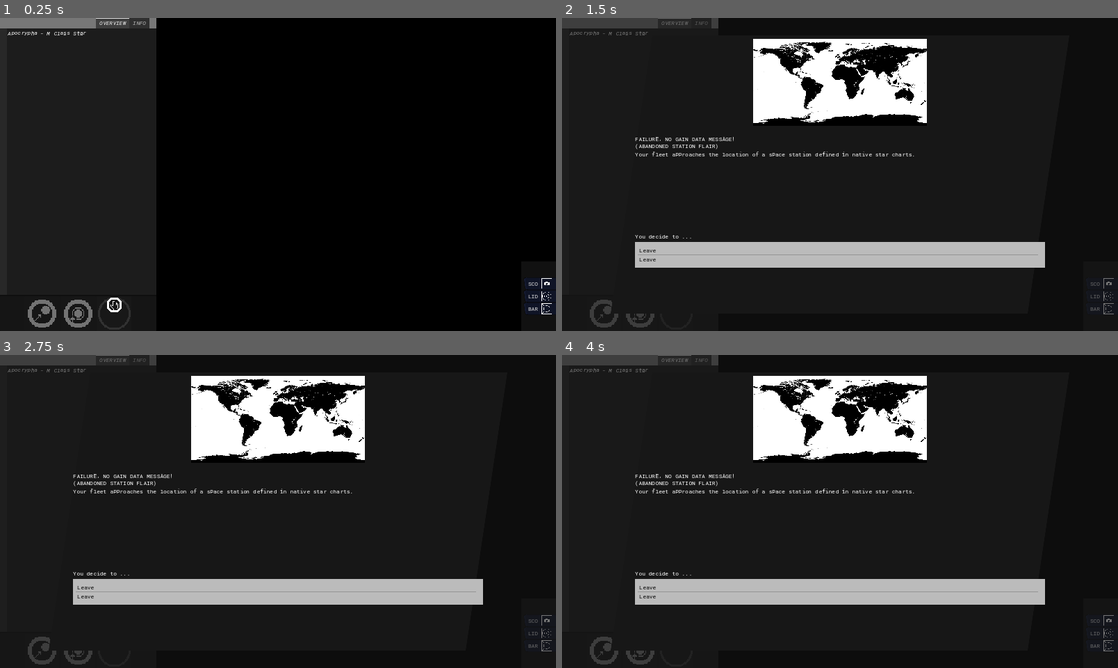
Above: before the commit, frames 1-4 (two rows, left to right).
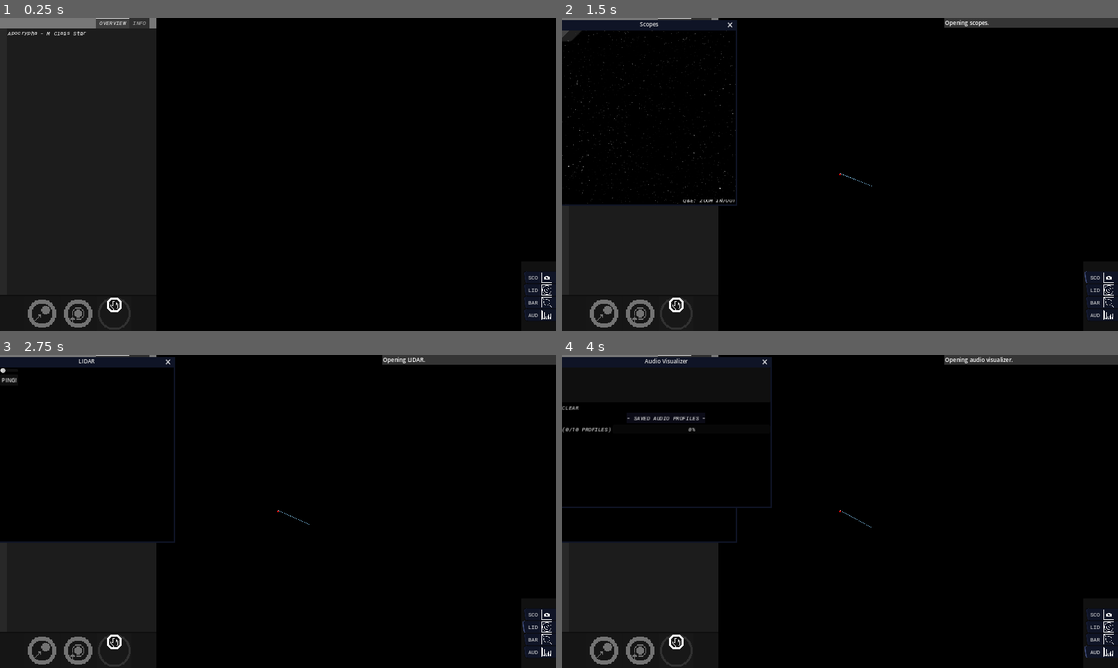
Above: after the commit, the same moments.

Repository: KermitGodFrog/Stellar-Cartography
Game: Godot game, scene res://Scenes/Game Master/gameMaster.tscn
Same seed, same stepped clock (60 frames per second), same inputs: the game is played once before the commit and once after it. Sound files missing from this copy of the repository are replaced by a short silence.
Inputs (mouse positions are in pixels of both pictures, inside the frame that each line leads up to):
- Up to frame 1 (0.25 s): no input
- Up to frame 2 (1.5 s): click (678, 312) at 0.5 s; click (1101, 277) at 1.25 s, where only the run after the commit has a clickable "SCO"
- Up to frame 3 (2.75 s): click (539, 627) at 2 s, where only the run after the commit has a clickable "LID"
- Up to frame 4 (4 s): click (1101, 639) at 2.75 s, where only the run after the commit has a clickable "BAR"; click (1101, 652) at 3.5 s, where only the run after the commit has a clickable "AUD"

The runs differ from the first frame. In frame 1, 0.2% of the frame differs, in the area x 94-100%, y 80-97%; in frame 2, 23%; in frame 3, 23%, in the area x 0-100%, y 0-99%; in frame 4, 21%.

Commit message:
Working planetary anomalies.

Diff:
--- a/Data/Dialogue/dialogueManager.gd
+++ b/Data/Dialogue/dialogueManager.gd
@@ -1,6 +1,7 @@
 extends Node
 
 signal onCloseDialog(with_return_state)
+signal addPlayerValue(amount: int)
 
 var dialogue_memory: Dictionary #memory that is added by any query, and is always accessible indefinitely unless a timeout is specified
 var tree_access_memory: Dictionary #memory that is explicitely added by a query via add_tree_access() - is added to any query until the dialog is closed
@@ -171,7 +172,7 @@
 					matched_rules.append(rule)
 
 			for rule in matched_rules: #DEBUG!!!!!!!!!!!!!!!!!!!!!!!
-				print_rich(str("[color=GREEN]", rule.get_name(), " : ", "[color=PINK]", "ALL"))
+				print_rich(str("[color=GREEN]", rule.get_name(), " : ", "[color=PINK]", rule.criteria.size(), " (ALL)"))
 
 			for matched_rule in matched_rules:
 				trigger_rule(calling, matched_rule)
@@ -181,52 +182,12 @@
 func get_rule_matches(rule, incoming_query):
 	var matches: int = 0
 	for fact in incoming_query.facts:
+		#print(str(rule.criteria.get(fact), " ", incoming_query.facts.get(fact)))
 		if rule.criteria.has(fact):
-			if typeof(rule.criteria.get(fact)) == TYPE_STRING:
-				match rule.criteria.get(fact).left(1):
-					"<":
-						var string_number = rule.criteria.get(fact).trim_prefix("<")
-						var number = convert_string_number(string_number)
-
-						if rule.criteria.get(fact) < number: #will this work>>???
-							print(str(rule.criteria.get(fact), " ", number))
-							matches += 1
-						else: continue
-					">":
-						var string_number = rule.criteria.get(fact).trim_prefix(">")
-						var number = convert_string_number(string_number)
-
-						if rule.criteria.get(fact) > number:
-							print(str(rule.criteria.get(fact), " ", number))
-							matches += 1
-						else: continue
-					"<=":
-						var string_number = rule.criteria.get(fact).trim_prefix("<=")
-						var number = convert_string_number(string_number)
-
-						if rule.criteria.get(fact) <= number:
-							print(str(rule.criteria.get(fact), " ", number))
-							matches += 1
-						else: continue
-					">=":
-						var string_number = rule.criteria.get(fact).trim_prefix(">=")
-						var number = convert_string_number(string_number)
-
-						if rule.criteria.get(fact) >= number:
-							print(str(rule.criteria.get(fact), " ", number))
-							matches += 1
-						else: continue
-					_:
-						if rule.criteria.get(fact) == incoming_query.facts.get(fact):
-							print(str(rule.criteria.get(fact), " ", incoming_query.facts.get(fact)))
-							matches += 1
-						else: continue
-			else:
-				if rule.criteria.get(fact) == incoming_query.facts.get(fact):
-					print(str(rule.criteria.get(fact), " ", incoming_query.facts.get(fact)))
-					matches += 1
-				else: continue
-		else: continue
+			if rule.criteria.get(fact) == incoming_query.facts.get(fact):
+				matches += 1
+			else: continue
+		else: continue #still doesnt work? what?
 	return matches
 
 func convert_string_number(string_number: String):
@@ -303,3 +264,8 @@
 func clearAll():
 	dialogue.clear_all()
 	pass
+
+func addValueWithFlair(amount: int):
+	emit_signal("addPlayerValue", amount)
+	dialogue.add_text(str("[color=green] (Gained ", amount, "c in data value) [/color]"))
+	pass
--- a/Data/Dialogue/dialogue_control.tres.gd
+++ b/Data/Dialogue/dialogue_control.tres.gd
@@ -20,7 +20,7 @@
 	pass
 
 func add_text(new_text: String):
-	text.append_text(str("\n", new_text))
+	text.append_text(str("\n \n", new_text))
 	pass
 
 func add_options(new_options: Dictionary):
--- a/Data/Dialogue/query.gd
+++ b/Data/Dialogue/query.gd
@@ -38,6 +38,9 @@
 func populateWithWorldData():
 	add("randi", randi())
 	add("randf", randf())
+	add("RAND_50%", randf() > 0.5)
+	add("RAND_10%", randf() > 0.9)
+	add("RAND_90%", randf() > 0.1)
 	pass
 
 func populateWithDialogueMemoryData(dialogue_memory: Dictionary):
--- a/Data/starSystemAPI.gd
+++ b/Data/starSystemAPI.gd
@@ -266,8 +266,15 @@
 				var avg_value = planet_type_data.get(planet_type).get("avg_value")
 				var value = round(global_data.get_randf(avg_value * 0.5, avg_value * 1.5))
 
+				#SETTING WHETHER THE BODY HAS A PLANETARY ANOMALY
+				var has_planetary_anomaly: bool = false
+				var is_planetary_anomaly_available: bool = false
+				if randf() >= 0.99: #will likely have to be higher
+					has_planetary_anomaly = true
+					is_planetary_anomaly_available = true
+
 				#SPAWNING PLANET + PLANET MOONS
-				var new_body = addBody(identifier_count, str(get_random_ …(263 unchanged characters)… ": (hook.metadata.get("iterations") / 2)})
+				var new_body = addBody(identifier_count, str(get_random_ …(263 unchanged characters)… ": (hook.metadata.get("iterations") / 2), "has_planetary_anomaly": has_planetary_anomaly, "is_planetary_anomaly_available": is_planetary_anomaly_available})
 				get_body_from_identifier(new_body).rotation = deg_to_rad(global_data.get_randf(0,360))
 
 				if generate_sub_bodies:
--- a/Scenes/Game/game.gd
+++ b/Scenes/Game/game.gd
@@ -40,6 +40,7 @@
 	system_map.connect("barycenterPopup", _on_barycenter_popup)
 	system_map.connect("audioVisualizerPopup", _on_audio_visualizer_popup)
 
+	dialogue_manager.connect("addPlayerValue", _on_add_player_value)
 	#var error = game_data.loadWorld()
 	#if error is worldAPI:
 		#print("SAVE FILE LOADED")
@@ -76,23 +77,20 @@
 	new.generateRandomWormholes()
 	_on_switch_star_system(new)
 
-	#_on_unlock_upgrade(playerAPI.UPGRADE_ID.ADVANCED_SCANNING)
-	#_on_unlock_upgrade(playerAPI.UPGRADE_ID.AUDIO_VISUALIZER)
+	_on_unlock_upgrade(playerAPI.UPGRADE_ID.ADVANCED_SCANNING)
+	_on_unlock_upgrade(playerAPI.UPGRADE_ID.AUDIO_VISUALIZER)
 
 	_on_update_player_action_type(playerAPI.ACTION_TYPES.ORBIT, new.get_first_star())
 
-
-
-	await get_tree().create_timer(1.0, true).timeout
-
-	var new_query = responseQuery.new()
-	new_query.add("concept", "openDialog")
-	new_query.add("id", "station")
-	new_query.add_tree_access("station_classification", str("ABANDONED"))
-	new_query.add_tree_access("is_station_abandoned", true)
-	new_query.add_tree_access("is_station_inhabited", false)
-	get_tree().call_group("dialogueManager", "speak", self, new_query)
-
+	#await get_tree().create_timer(1.0, true).timeout
+
+	#var new_query = responseQuery.new()
+	#new_query.add("concept", "openDialog")
+	#new_query.add("id", "station")
+	#new_query.add_tree_access("station_classification", str("ABANDONED"))
+	#new_query.add_tree_access("is_station_abandoned", true)
+	#new_query.add_tree_access("is_station_inhabited", false)
+	#get_tree().call_group("dialogueManager", "speak", self, new_query)
 	pass
 
 func _physics_process(delta):
@@ -162,6 +160,27 @@
 				dock_with_station(following_station)
 			_:
 				_on_update_player_action_type(playerAPI.ACTION_TYPES.ORBIT, following_station)
+
+	if following_body.is_planet():
+		var following_planet = following_body
+		if following_planet.metadata.get("has_planetary_anomaly", false) == true:
+			if following_planet.metadata.get("is_planetary_anomaly_available", false) == true:
+
+				var new_query = responseQuery.new()
+				new_query.add("concept", "randomPAOpenDialog")
+				new_query.add("planet_classification", following_planet.metadata.get("planet_classification"))
+				get_tree().call_group("dialogueManager", "speak", self, new_query)
+
+				var RETURN_STATE = await get_tree().get_first_node_in_group("dialogueManager").onCloseDialog
+				match RETURN_STATE:
+					"HARD_LEAVE":
+						following_planet.metadata["is_planetary_anomaly_available"] = false
+						_on_update_player_action_type(playerAPI.ACTION_TYPES.ORBIT, following_planet)
+					"SOFT_LEAVE":
+						following_planet.metadata["is_planetary_anomaly_available"] = true
+						_on_update_player_action_type(playerAPI.ACTION_TYPES.ORBIT, following_planet)
+					_:
+						_on_update_player_action_type(playerAPI.ACTION_TYPES.ORBIT, following_planet)
 	pass
 
 func enter_wormhole(following_wormhole, wormholes, destination):
@@ -370,6 +389,12 @@
 	world.player.addAudioProfile(helper)
 	pass
 
+func _on_add_player_value(amount: int) -> void:
+	world.player.current_value += amount
+	pass
+
+
+
 func _ON_DEBUG_REVEAL_ALL_WORMHOLES():
 	for body in world.player.current_star_system.bodies:
 		if body.is_wormhole():
--- a/Scenes/System Map/system_map.gd
+++ b/Scenes/System Map/system_map.gd
@@ -41,6 +41,8 @@
 @onready var picker_button = $camera/canvas/control/tabs/INFO/picker_panel/picker_margin/picker_scroll/picker_button
 @onready var console = $camera/canvas/control/console
 
+@onready var question_mark_icon = preload("res://Graphics/question_mark.png")
+
 var camera_target_position: Vector2 = Vector2.ZERO
 var follow_body : bodyAPI
 var locked_body : bodyAPI
@@ -141,6 +143,8 @@
 			if body.is_wormhole(): if body.is_disabled:
 				system_list.set_item_custom_bg_color(new_item_idx, Color.DARK_RED)
 
+			if body.is_planet(): if (body.metadata.get("has_planetary_anomaly", false) == true) and (body.metadata.get("is_planetary_anomaly_available", false) == true):
+				system_list.set_item_icon(new_item_idx, question_mark_icon)
 
 	#updating sonar ping visualization time values & sonar polygon display time
 	SONAR_POLYGON_DISPLAY_TIME = maxi(0, SONAR_POLYGON_DISPLAY_TIME - delta)
@@ -161,7 +165,7 @@
 		body_attributes_list.add_item(str("Orbital Speed : ", follow_body.orbit_speed), null, false)
 		body_attributes_list.add_item(str("Orbital Distance : ", follow_body.distance, " (Solar Radii)"), null, false)
 		#metadata
-		var excluding = ["iterations", "color", "value"]
+		var excluding = ["iterations", "color", "value", "has_planetary_anomaly", "is_planetary_anomaly_available"]
 		if follow_body.is_known:
 			for entry in follow_body.metadata:
 				if excluding.find(entry) == -1:
Not shown, changed: Data/Dialogue/rules.txt
Binary file added: Graphics/question_mark.png
Not shown, added: Graphics/question_mark.png.import
